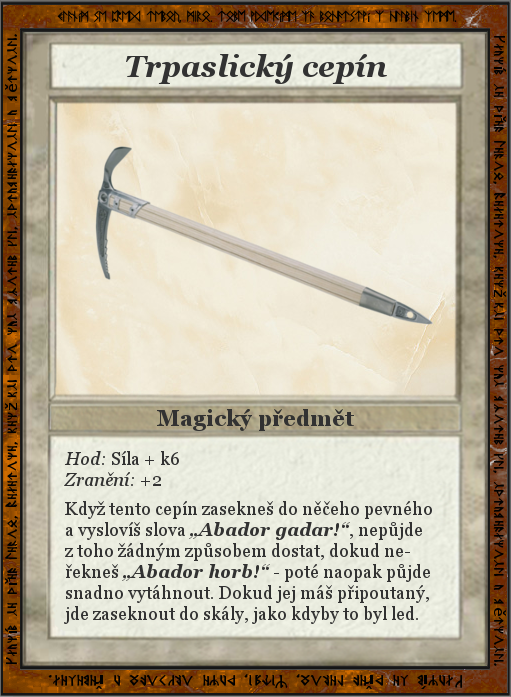
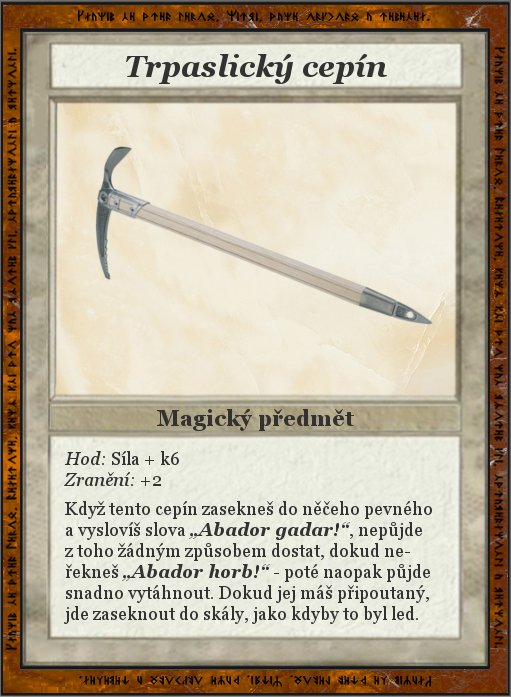
Layered file, before and after one edit (511px x 697px). Changes by layer:
painted on "Dwarven Rune Frame" over box(5, 8, 506, 689)
